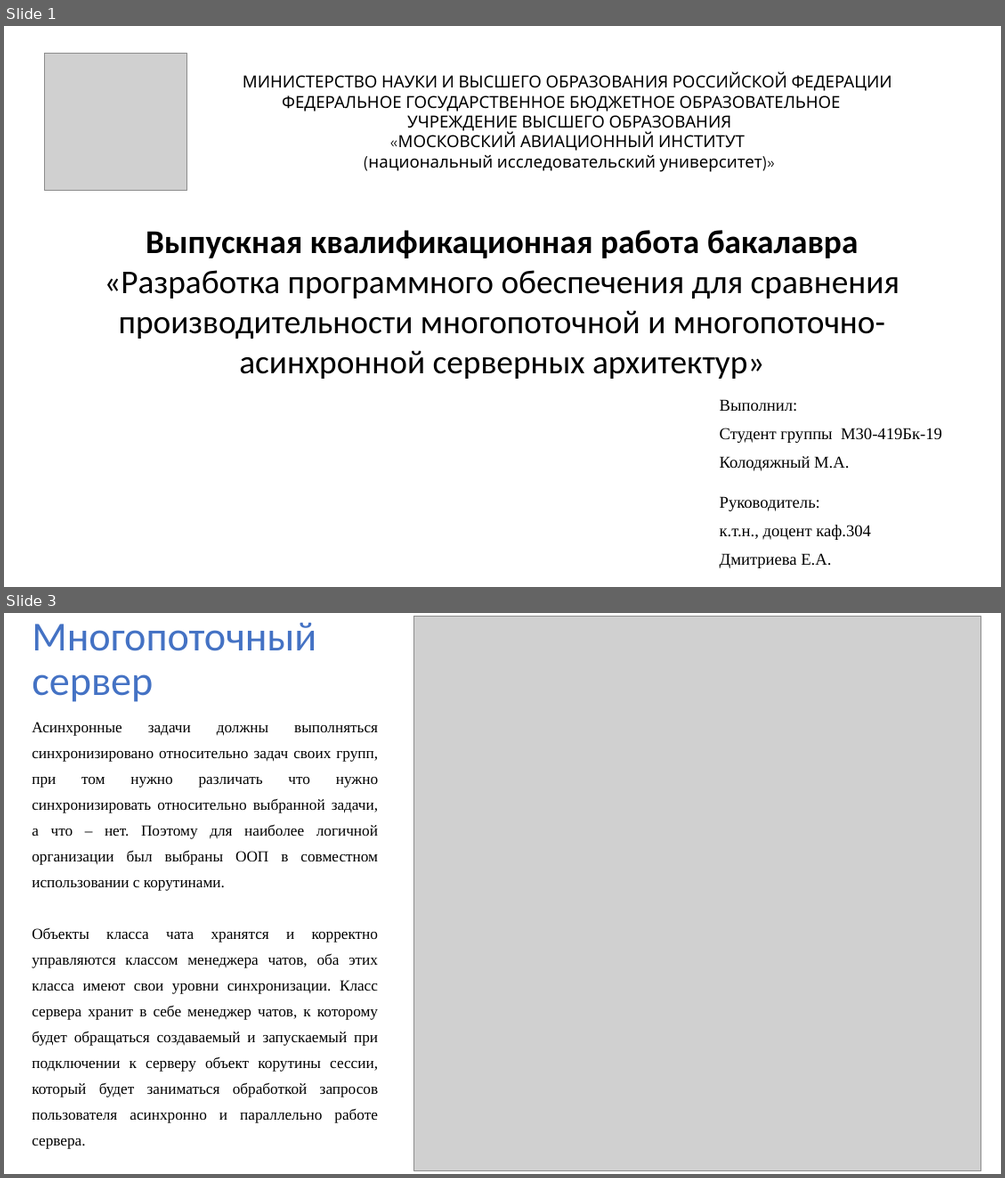
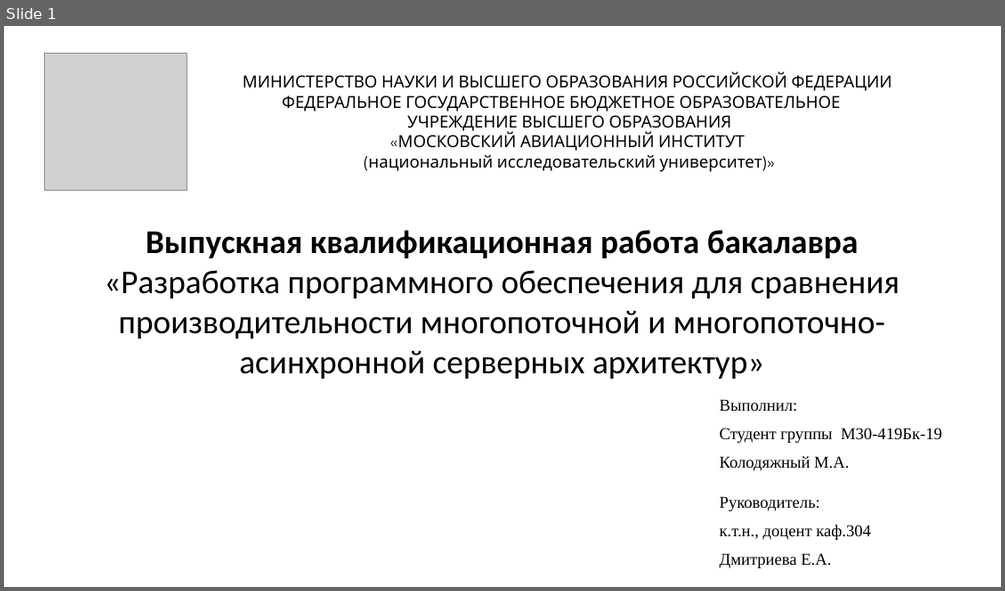
Before and after one commit to xCthulhuFtagn/OS6, a slide deck: ВКР.pptx. Shown one above the other, each under a label of ours: slides 1 and 3 before the commit, slide 1 after it; the slides between them are not shown. The pictures are 1005x1178 and 1005x591 pixels, drawn with LibreOffice and Linux fonts; fonts in the diff are those of the drawing; grey boxes stand for pictures. Boxes give left, top, right and bottom in pixels: in the first picture for what was removed or moved away, otherwise in the second. Text is boxed around its words. In the diff, an @@ line names an element or a change of style, - is before the commit and + after.

```diff
--- a/ВКР.pptx
+++ b/ВКР.pptx
@@ slide 3 removed at [4, 613, 1001, 1174], background #FFFFFF @@
@@ title removed at [32, 623, 316, 702] @@
-Многопоточный сервер
@@ picture removed at [413, 617, 980, 1171] @@
@@ text removed at [32, 722, 378, 1149] @@
-Асинхронные задачи должны выполняться синхронизировано относительно задач своих групп, при том нужно различать что нужно синхронизировать относительно выбранной задачи, а что – нет. Поэтому для наиболее логичной организации был выбраны ООП в совместном использовании с корутинами.
-Объекты класса чата хранятся и корректно управляются классом менеджера чатов, оба этих класса имеют свои уровни синхронизации. Класс сервера хранит в себе менеджер чатов, к которому будет обращаться создаваемый и запускаемый при подключении к серверу объект корутины сессии, который будет заниматься обработкой запросов пользователя асинхронно и параллельно работе сервера.
```
Also in this commit, not shown: 10 slides changed, 3 slides added, 1 other slide removed, 2 other files.
